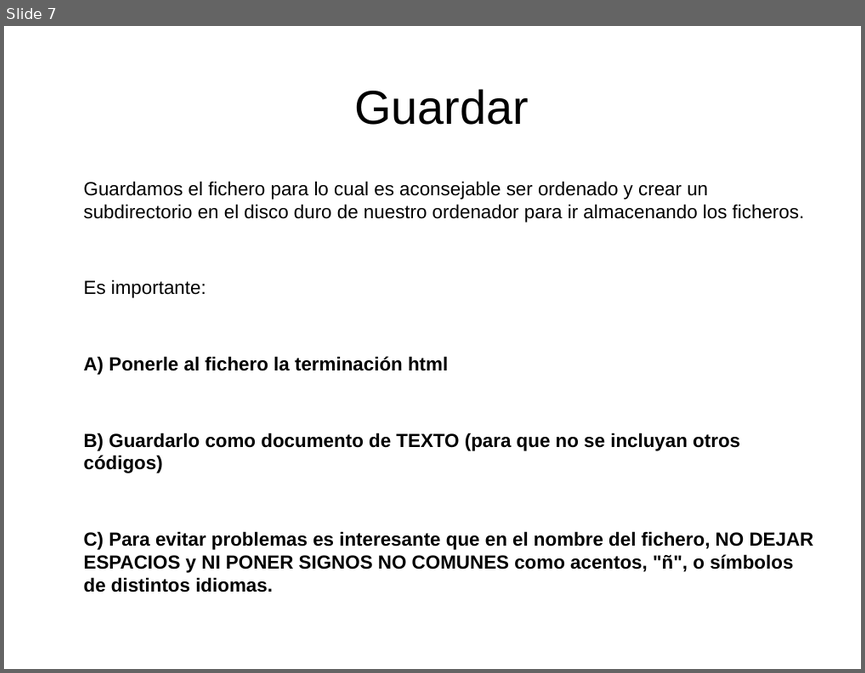
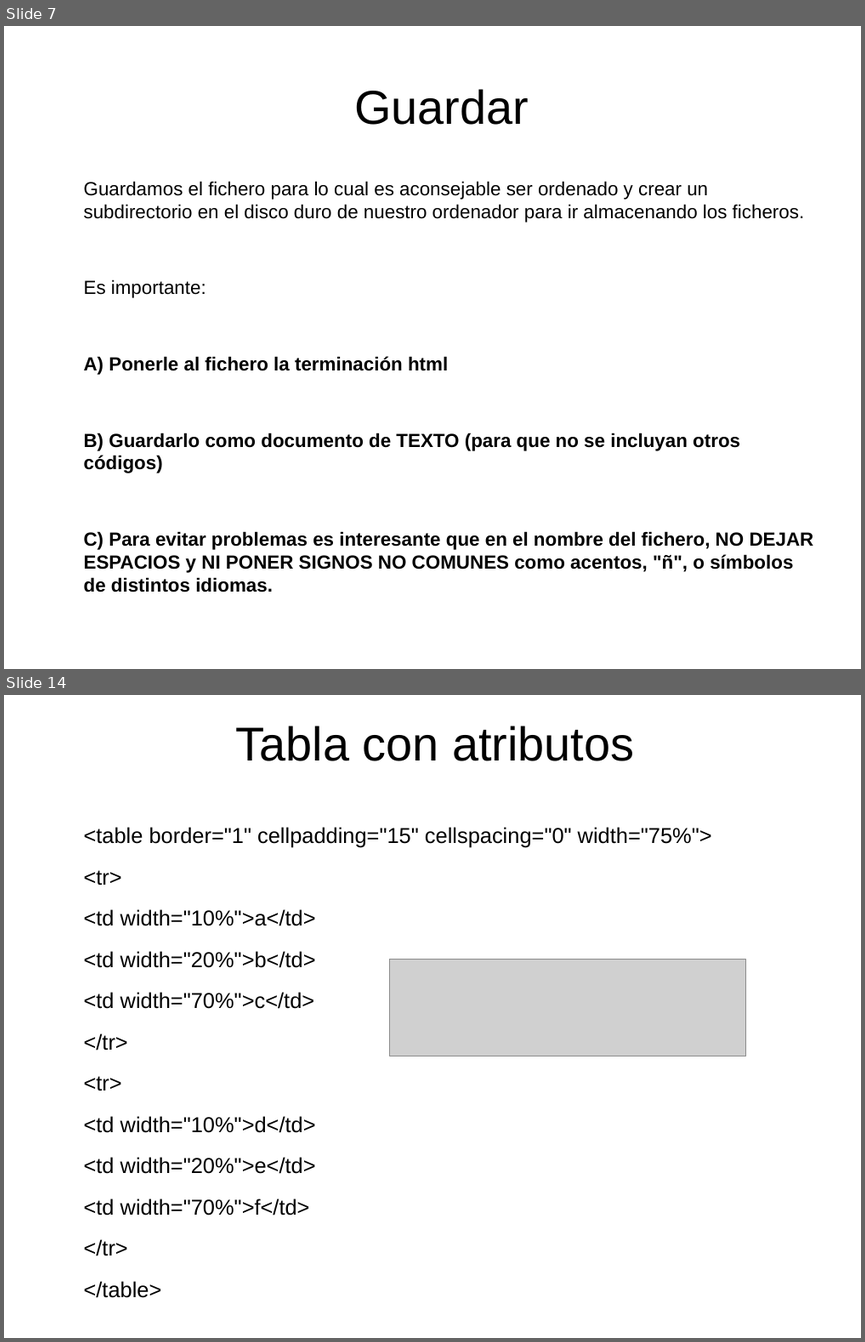
Before and after one commit to oslugr/campus15, a slide deck: Grupo mediano/Presentacion Html para Campus 15.odp. Shown one above the other, each under a label of ours: slide 7 before the commit, slides 7 and 14 after it; the slides between them are not shown. The pictures are 865x673 and 865x1342 pixels, drawn with LibreOffice and Linux fonts; fonts in the diff are those of the drawing; grey boxes stand for pictures. Boxes give left, top, right and bottom in pixels: in the first picture for what was removed or moved away, otherwise in the second. Text is boxed around its words. In the diff, an @@ line names an element or a change of style, - is before the commit and + after.

```diff
--- a/Grupo mediano/Presentacion Html para Campus 15.odp
+++ b/Grupo mediano/Presentacion Html para Campus 15.odp
@@ slide 14 added at (x1=4, y1=695, x2=861, y2=1338), background #FFFFFF @@
@@ title added at (x1=236, y1=726, x2=634, y2=761), 44 pt, text #000000 @@
+Tabla con atributos
@@ text added at (x1=84, y1=827, x2=712, y2=1256), 20 pt, text #000000 @@
+<table border="1" cellpadding="15" cellspacing="0" width="75%">
+<tr>
+<td width="10%">a</td>
+<td width="20%">b</td>
+<td width="70%">c</td>
+</tr>
+<tr>
+<td width="10%">d</td>
+<td width="20%">e</td>
+<td width="70%">f</td>
+</tr>
+</table>
@@ picture added at (x1=390, y1=959, x2=746, y2=1056) @@
```
Also in this commit, not shown: 14 other slides added.
